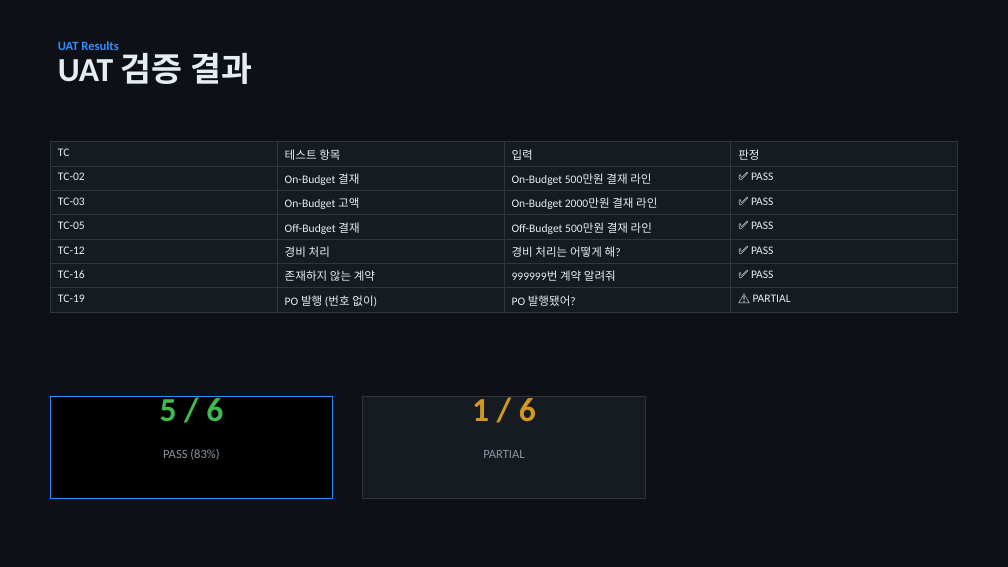
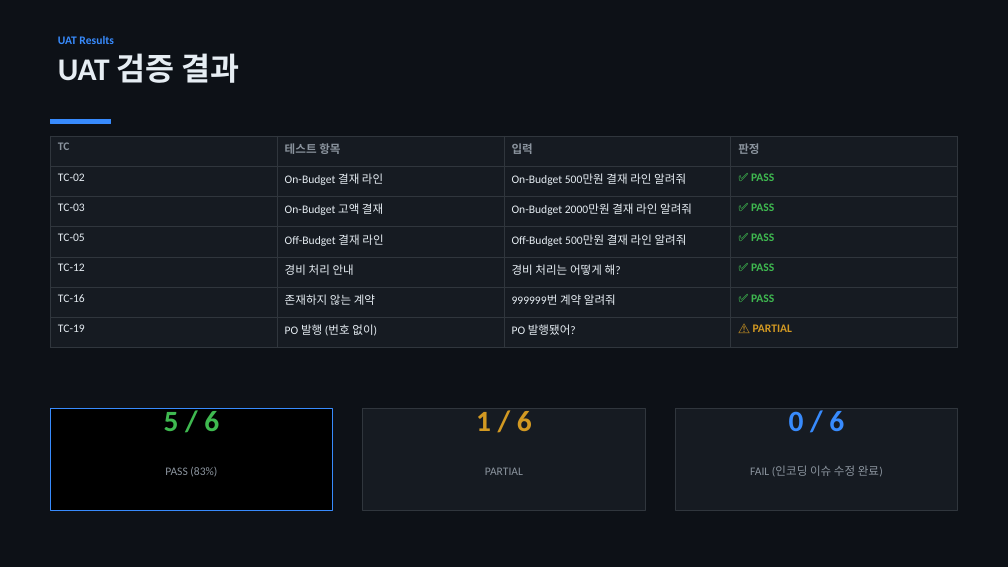
Before and after one commit to gitskur/unikiro, a slide deck: slide 6 of docs/Coupa_AI_Facilitator.pptx (slide 5 before the commit). Drawn at 1008x567 pixels with LibreOffice and Linux fonts; fonts in the diff are those of the drawing. Boxes give left, top, right and bottom in pixels: in the first picture for what was removed or moved away, otherwise in the second. Text is boxed around its words. In the diff, an @@ line names an element or a change of style, - is before the commit and + after.

```diff
--- a/docs/Coupa_AI_Facilitator.pptx
+++ b/docs/Coupa_AI_Facilitator.pptx
@@ size 12 to 11 pt in 3 elements at (165, 467, 217, 477), (485, 467, 523, 475), (58, 36, 113, 44) @@
@@ text "UAT 검증 결과" at (58, 53, 240, 83): size 32 to 30 pt @@
@@ rectangle added at (51, 119, 111, 123), fill #388BFD, outline #388BFD 1 pt @@
@@ table at (51, 136, 958, 340) @@
-row 2, column 2: On-Budget 결재
+row 2, column 2: On-Budget 결재 라인
-row 2, column 3: On-Budget 500만원 결재 라인
+row 2, column 3: On-Budget 500만원 결재 라인 알려줘
-row 3, column 2: On-Budget 고액
+row 3, column 2: On-Budget 고액 결재
-row 3, column 3: On-Budget 2000만원 결재 라인
+row 3, column 3: On-Budget 2000만원 결재 라인 알려줘
-row 4, column 2: Off-Budget 결재
+row 4, column 2: Off-Budget 결재 라인
-row 4, column 3: Off-Budget 500만원 결재 라인
+row 4, column 3: Off-Budget 500만원 결재 라인 알려줘
-row 5, column 2: 경비 처리
+row 5, column 2: 경비 처리 안내
@@ text colour #E6EDF3 to #8B949E in "TC", "테스트 항목", "입력", "판정" @@
@@ bold on in "TC", "테스트 항목", "입력", "판정" and 6 more places @@
@@ text colour #E6EDF3 to #3FB950 in "✅ PASS", "✅ PASS", "✅ PASS", "✅ PASS" and 1 more places @@
@@ text colour #E6EDF3 to #D29922 in "⚠️ PARTIAL" @@
@@ table: place and size @@
-table at (51, 142, 958, 311)
+table at (51, 136, 958, 340)
@@ text "5 / 6" at (164, 408, 219, 431): size 32 to 28 pt @@
@@ 2 texts, 2 rectangles: place and size @@
-2 texts, 2 rectangles at (51, 396, 645, 499)
+2 texts, 2 rectangles at (51, 408, 645, 510)
@@ text "1 / 6" at (476, 411, 532, 431): size 32 to 28 pt @@
@@ rectangle added at (675, 408, 957, 510), fill #161B22, outline #30363D 1 pt @@
@@ text added at (789, 411, 844, 432), 28 pt, text #388BFD, bold @@
+0 / 6
@@ text "PASS (83%)": place and size @@
-text "PASS (83%)" at (163, 449, 219, 460)
+text "PASS (83%)" at (165, 467, 217, 477)
@@ text "PARTIAL": place and size @@
-text "PARTIAL" at (483, 450, 524, 458)
+text "PARTIAL" at (485, 467, 523, 475)
@@ text added at (750, 465, 883, 476), 11 pt, text #8B949E @@
+FAIL (인코딩 이슈 수정 완료)
```
Also in this commit, not shown: 6 other slides changed, 2 slides added, 1 other file.
